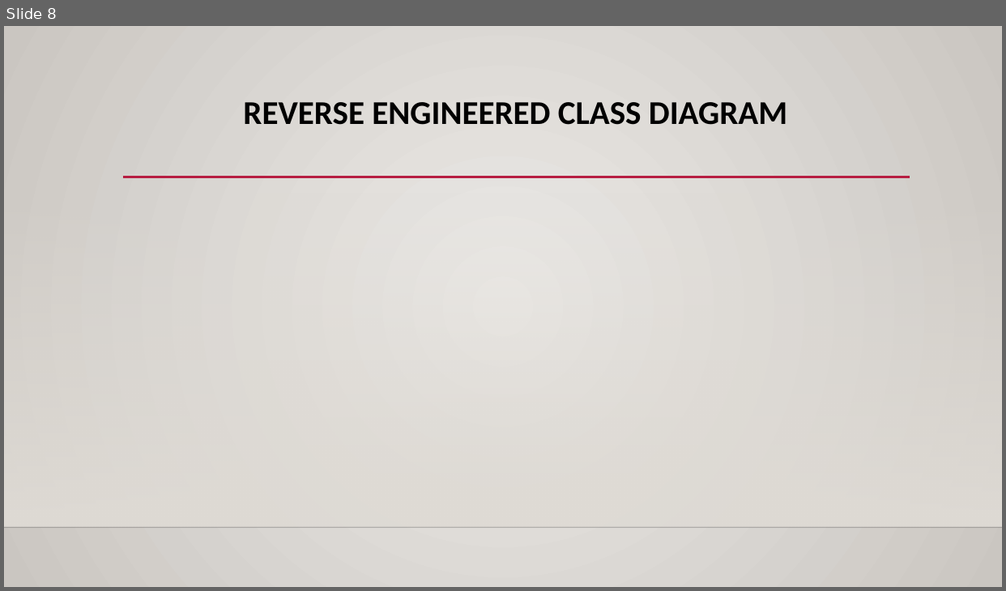
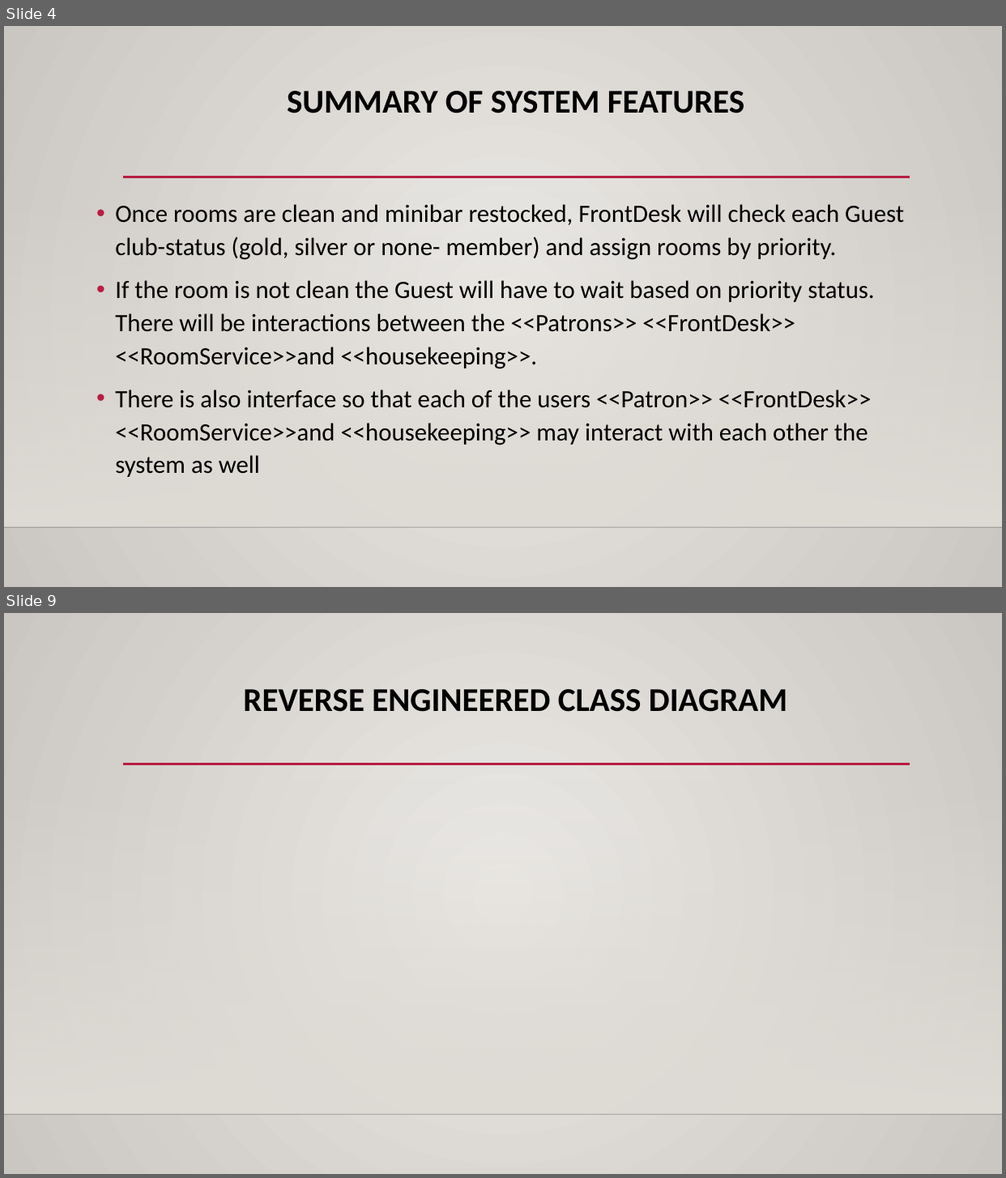
Before and after one commit to nyaundid/Hotel_Management-, a slide deck: Final_Presentation.pptx. Shown one above the other, each under a label of ours: slide 8 before the commit, slides 4 and 9 after it; the slides between them are not shown. The pictures are 1006x591 and 1006x1178 pixels, drawn with LibreOffice and Linux fonts; fonts in the diff are those of the drawing; background and template pictures are left out. Boxes give left, top, right and bottom in pixels: in the first picture for what was removed or moved away, otherwise in the second. Text is boxed around its words. In the diff, an @@ line names an element or a change of style, - is before the commit and + after.

```diff
--- a/Final_Presentation.pptx
+++ b/Final_Presentation.pptx
@@ slide 4 added at (4,26,1002,587), background gradient #ECEAE7 to #CAC7C1; not listed: 3 template elements that a slide beside it also shows @@
@@ title added at (287,91,744,113), 32 pt, text #000000, bold @@
+SUMMARY OF SYSTEM FEATURES
@@ text added at (115,204,904,477), 24 pt, text #000000 @@
+• Once rooms are clean and minibar restocked, FrontDesk will check each Guest club-status (gold, silver or none- member) and assign rooms by priority.
+• If the room is not clean the Guest will have to wait based on priority status. There will be interactions between the <<Patrons>> <<FrontDesk>> <<RoomService>>and <<housekeeping>>.
+• There is also interface so that each of the users <<Patron>> <<FrontDesk>> <<RoomService>>and <<housekeeping>> may interact with each other the system as well
@@ what was slide 8 is now slide 9 @@
```
Also in this commit, not shown: 5 slides changed, 2 other slides added, 2 slides removed.
